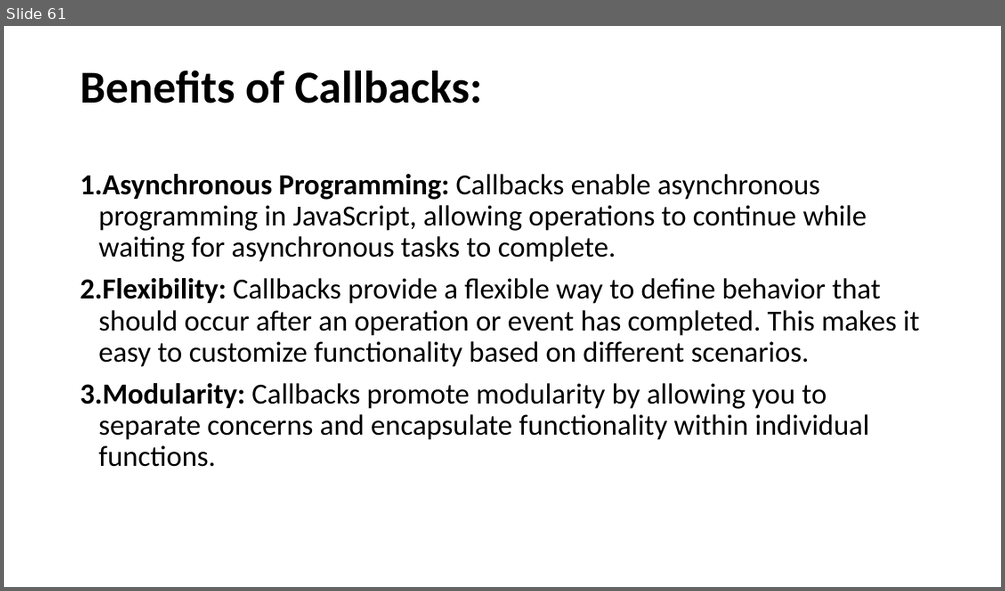
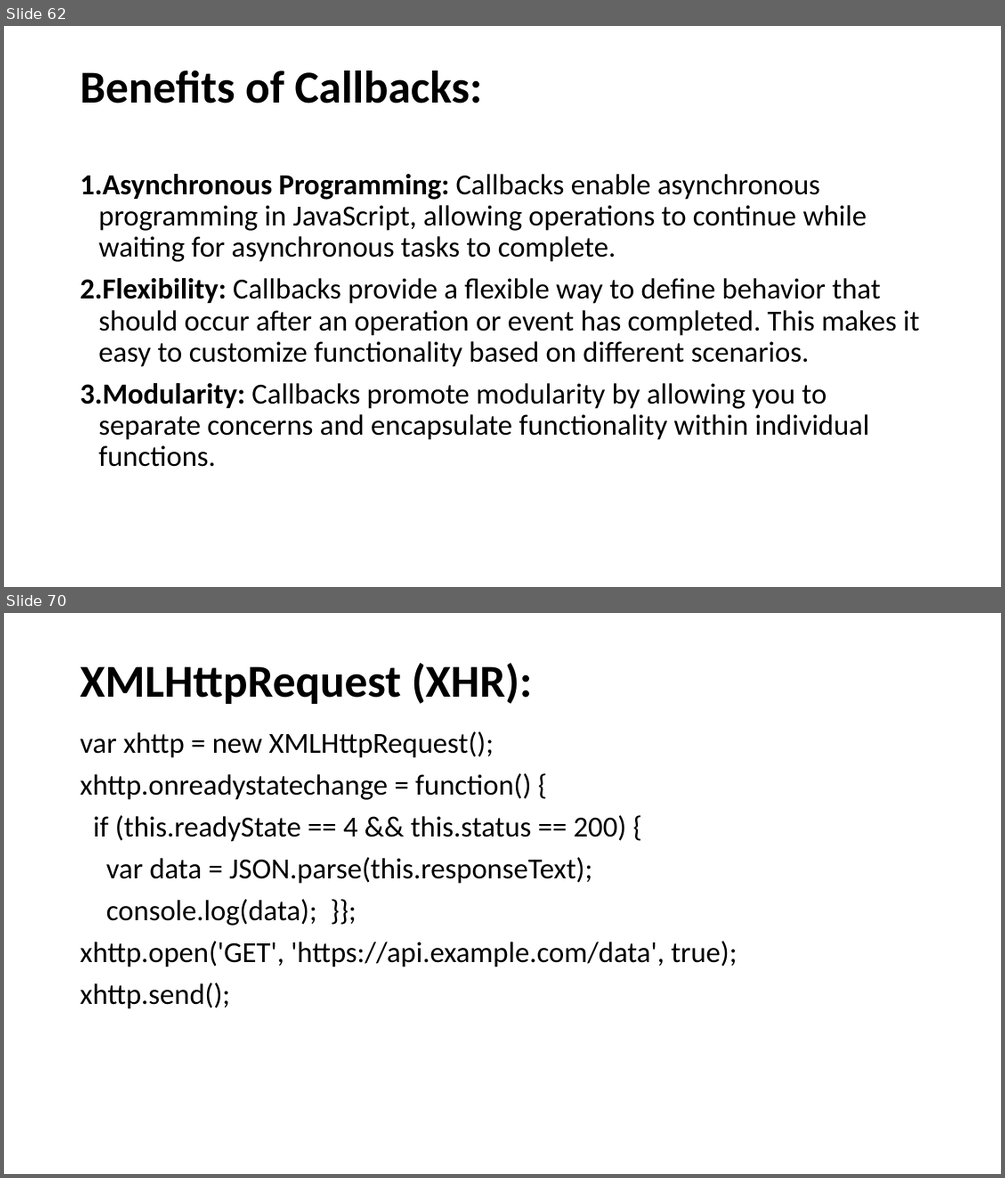
Before and after one commit to SethLK/JavaScript-Wizard-Course-for-Beginners, a slide deck: JavaScript Master Course for Beginners.pptx. Shown one above the other, each under a label of ours: slide 61 before the commit, slides 62 and 70 after it; the slides between them are not shown. The pictures are 1005x591 and 1005x1178 pixels, drawn with LibreOffice and Linux fonts; fonts in the diff are those of the drawing. Boxes give left, top, right and bottom in pixels: in the first picture for what was removed or moved away, otherwise in the second. Text is boxed around its words. In the diff, an @@ line names an element or a change of style, - is before the commit and + after.

```diff
--- a/JavaScript Master Course for Beginners.pptx
+++ b/JavaScript Master Course for Beginners.pptx
@@ slide 70 added at <box>4,613,1001,1174</box>, background #FFFFFF @@
@@ title added at <box>80,663,533,704</box>, 44 pt, text #000000, bold @@
+XMLHttpRequest (XHR):
@@ text added at <box>80,731,736,1009</box>, 28 pt, text #000000 @@
+var xhttp = new XMLHttpRequest();
+xhttp.onreadystatechange = function() {
+if (this.readyState == 4 && this.status == 200) {
+var data = JSON.parse(this.responseText);
+console.log(data); }};
+xhttp.open('GET', 'https://api.example.com/data', true);
+xhttp.send();
@@ what was slide 61 is now slide 62 @@
```
Also in this commit, not shown: 9 slides changed, 14 other slides added.
